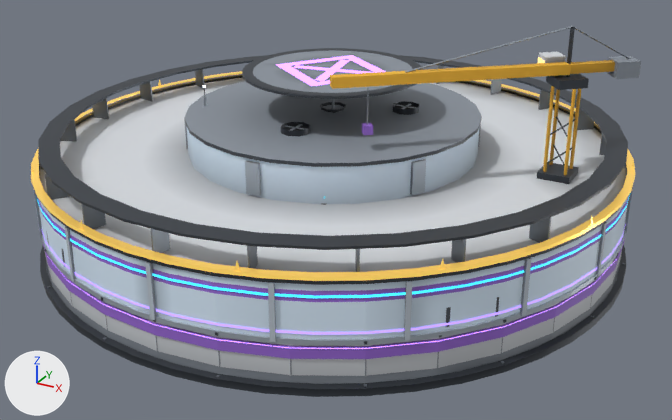
The glTF model assets/models/cold_storage_xl.glb as it was, and as the next commit left it.
Before and after are seen from a camera (50 mm lens) standing at (15.6, -28.1, 14.8) and looking at (0.7, -1.0, 1.3). The lights are fixed; the arrows at lower left show +X, +Y and +Z. The older version comes first. Vertices at exactly the same position are counted once.

In view in the first picture: 'Base', 'L5', 'Roof', 'Upper_21', 'Upper_22', 'Upper_23', 'Upper_24', 'Upper_25', 'Upper_26', 'Upper_27', 'Upper_28', 'Upper_29', 'Upper_30', 'Upper_31', 'Wall_25', 'Wall_26', 'Wall_27' and 44 more.
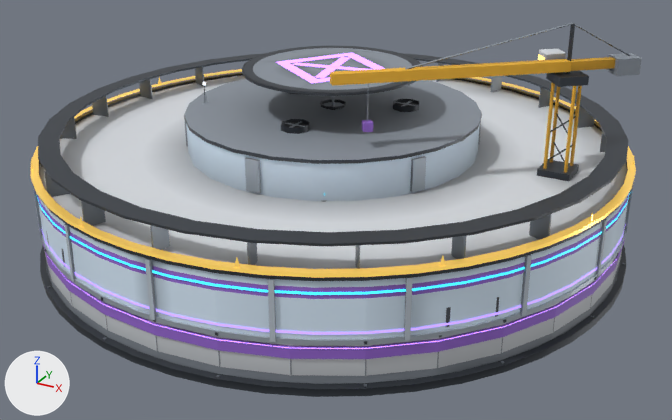
Changed parts and their boxes [x1, y1, x2, y2] in the pictures (672 x 420 px; the box of a moved part takes in the faces that stretch with it):
'Roof', recoloured, moved: before [38, 26, 641, 285]; after [38, 23, 642, 281]
'L5', moved: before [31, 71, 635, 281]; after [30, 69, 636, 278]
part 2 of me_roof, moved or reshaped: before [38, 26, 641, 285]; after [38, 23, 642, 281]
part 3 of me_roof, recoloured: before [242, 48, 424, 96]; after [242, 46, 423, 93]
part 4 of me_upper_21, moved or reshaped: before [41, 203, 65, 242]; after [41, 200, 65, 242]
part 5 of me_upper_22, moved or reshaped: before [62, 224, 100, 265]; after [62, 221, 100, 265]
part 6 of me_upper_23, moved or reshaped: before [98, 245, 150, 280]; after [97, 241, 149, 280]
part 7 of me_upper_24, moved or reshaped: before [148, 263, 215, 297]; after [147, 259, 215, 297]
part 8 of me_upper_25, moved or reshaped: before [214, 276, 289, 304]; after [214, 273, 289, 304]
part 9 of me_upper_26, moved or reshaped: before [289, 283, 366, 305]; after [288, 280, 366, 305]
part 10 of me_upper_27, moved or reshaped: before [366, 277, 441, 305]; after [366, 274, 441, 305]
part 11 of me_upper_28, moved or reshaped: before [440, 265, 508, 298]; after [440, 261, 508, 298]
part 12 of me_upper_29, moved or reshaped: before [504, 253, 545, 317]; after [504, 250, 546, 317]
part 13 of me_upper_29, moved or reshaped: before [540, 247, 561, 305]; after [540, 244, 561, 305]
part 14 of me_upper_29, moved or reshaped: before [520, 258, 531, 316]; after [520, 255, 532, 316]
part 15 of me_upper_30, moved or reshaped: before [559, 227, 600, 267]; after [559, 224, 600, 267]
part 16 of me_upper_31, moved or reshaped: before [598, 206, 622, 246]; after [598, 204, 622, 246]

Edits to the bpy script that builds the scene:
```text
Change me_l5:
    remove me_l5.from_pydata(...)  # 306 vertices, 400 faces; spans x -10.6..10.6, y -10.6..10.6, z 3.2..5.9
    add me_l5.from_pydata(...)  # 306 vertices, 400 faces; spans x -10.6..10.6, y -10.6..10.6, z 3.3..6.0
    me_l5 part 1: the whole mesh is moved by (0.0, 0.0, 0.1)
Change me_roof:
    remove me_roof.from_pydata(...)  # 2083 vertices, 3270 faces; spans x -10.5..10.5, y -10.5..10.5, z 3.2..8.3
    add me_roof.from_pydata(...)  # 2083 vertices, 3270 faces; spans x -10.5..10.5, y -10.5..10.5, z 3.3..8.4
    me_roof part 2: the whole mesh is moved by (0.0, 0.0, 0.1)
    me_roof part 3: 46 faces centred in x -3.2..3.2, y -3.2..3.2, z 6.1 are repainted in the vertex colours; the middle colour goes from dark grey #4a5058 to dark grey #373b42
Change me_upper_21:
    remove me_upper_21.from_pydata(...)  # 12 vertices, 12 faces; spans x -5.82..-4.0, y -9.66..-8.71, z 1.38..3.2
    add me_upper_21.from_pydata(...)  # 12 vertices, 12 faces; spans x -5.82..-4.0, y -9.66..-8.71, z 1.38..3.3
    me_upper_21 part 4: all 9 vertices in x -5.82..-4.0, y -9.66..-8.71, z 2.65..3.2 are moved by (0.0, 0.0, 0.1)
Change me_upper_22:
    remove me_upper_22.from_pydata(...)  # 20 vertices, 18 faces; spans x -4.0..-2.04, y -10.28..-9.66, z 1.38..3.2
    add me_upper_22.from_pydata(...)  # 20 vertices, 18 faces; spans x -4.0..-2.04, y -10.28..-9.66, z 1.38..3.3
    me_upper_22 part 5: all 13 vertices in x -4.0..-2.04, y -10.28..-9.66, z 2.65..3.2 are moved by (0.0, 0.0, 0.1)
Change me_upper_23:
    remove me_upper_23.from_pydata(...)  # 18 vertices, 16 faces; spans x -2.04..0.0, y -10.55..-10.28, z 1.38..3.2
    add me_upper_23.from_pydata(...)  # 18 vertices, 16 faces; spans x -2.04..0.0, y -10.55..-10.28, z 1.38..3.3
    me_upper_23 part 6: all 12 vertices in x -2.04..0.0, y -10.55..-10.28, z 2.65..3.2 are moved by (0.0, 0.0, 0.1)
Change me_upper_24:
    remove me_upper_24.from_pydata(...)  # 18 vertices, 16 faces; spans x 0.0..2.04, y -10.55..-10.28, z 1.38..3.2
    add me_upper_24.from_pydata(...)  # 18 vertices, 16 faces; spans x 0.0..2.04, y -10.55..-10.28, z 1.38..3.3
    me_upper_24 part 7: all 12 vertices in x 0.0..2.04, y -10.55..-10.28, z 2.65..3.2 are moved by (0.0, 0.0, 0.1)
Change me_upper_25:
    remove me_upper_25.from_pydata(...)  # 20 vertices, 18 faces; spans x 2.04..4.0, y -10.28..-9.66, z 1.38..3.2
    add me_upper_25.from_pydata(...)  # 20 vertices, 18 faces; spans x 2.04..4.0, y -10.28..-9.66, z 1.38..3.3
    me_upper_25 part 8: all 13 vertices in x 2.04..4.0, y -10.28..-9.66, z 2.65..3.2 are moved by (0.0, 0.0, 0.1)
Change me_upper_26:
    remove me_upper_26.from_pydata(...)  # 12 vertices, 12 faces; spans x 4.0..5.82, y -9.66..-8.71, z 1.38..3.2
    add me_upper_26.from_pydata(...)  # 12 vertices, 12 faces; spans x 4.0..5.82, y -9.66..-8.71, z 1.38..3.3
    me_upper_26 part 9: all 9 vertices in x 4.0..5.82, y -9.66..-8.71, z 2.65..3.2 are moved by (0.0, 0.0, 0.1)
Change me_upper_27:
    remove me_upper_27.from_pydata(...)  # 20 vertices, 18 faces; spans x 5.82..7.39, y -8.71..-7.39, z 1.38..3.2
    add me_upper_27.from_pydata(...)  # 20 vertices, 18 faces; spans x 5.82..7.39, y -8.71..-7.39, z 1.38..3.3
    me_upper_27 part 10: all 13 vertices in x 5.82..7.39, y -8.71..-7.39, z 2.65..3.2 are moved by (0.0, 0.0, 0.1)
Change me_upper_28:
    remove me_upper_28.from_pydata(...)  # 12 vertices, 12 faces; spans x 7.39..8.71, y -7.39..-5.82, z 1.38..3.2
    add me_upper_28.from_pydata(...)  # 12 vertices, 12 faces; spans x 7.39..8.71, y -7.39..-5.82, z 1.38..3.3
    me_upper_28 part 11: all 9 vertices in x 7.39..8.71, y -7.39..-5.82, z 2.65..3.2 are moved by (0.0, 0.0, 0.1)
Change me_upper_29:
    remove me_upper_29.from_pydata(...)  # 20 vertices, 18 faces; spans x 8.71..9.66, y -5.82..-4.0, z 1.38..3.2
    add me_upper_29.from_pydata(...)  # 20 vertices, 18 faces; spans x 8.71..9.66, y -5.82..-4.0, z 1.38..3.3
    me_upper_29 part 12: all 3 vertices in x 9.4, y -4.64, z 2.65..3.2 are moved by (0.0, 0.0, 0.1)
    me_upper_29 part 13: all 3 vertices in x 9.66, y -4.0, z 2.65..3.2 are moved by (0.0, 0.0, 0.1)
    me_upper_29 part 14
    add for i in [14, 15, 17, 19]: me_upper_29.vertices[i].co += Vector((0.0, 0.0, 0.1))
    other edits to the shape of me_upper_29 do not show in these pictures
Change me_upper_30:
    remove me_upper_30.from_pydata(...)  # 12 vertices, 12 faces; spans x 9.66..10.28, y -4.0..-2.04, z 1.38..3.2
    add me_upper_30.from_pydata(...)  # 12 vertices, 12 faces; spans x 9.66..10.28, y -4.0..-2.04, z 1.38..3.3
    me_upper_30 part 15: all 9 vertices in x 9.66..10.28, y -4.0..-2.04, z 2.65..3.2 are moved by (0.0, 0.0, 0.1)
Change me_upper_31:
    remove me_upper_31.from_pydata(...)  # 20 vertices, 18 faces; spans x 10.28..10.46, y -2.04..0.0, z 1.38..3.2
    add me_upper_31.from_pydata(...)  # 20 vertices, 18 faces; spans x 10.28..10.46, y -2.04..0.0, z 1.38..3.3
    me_upper_31 part 16: all 13 vertices in x 10.28..10.46, y -2.04..0.0, z 2.65..3.2 are moved by (0.0, 0.0, 0.1)
```
